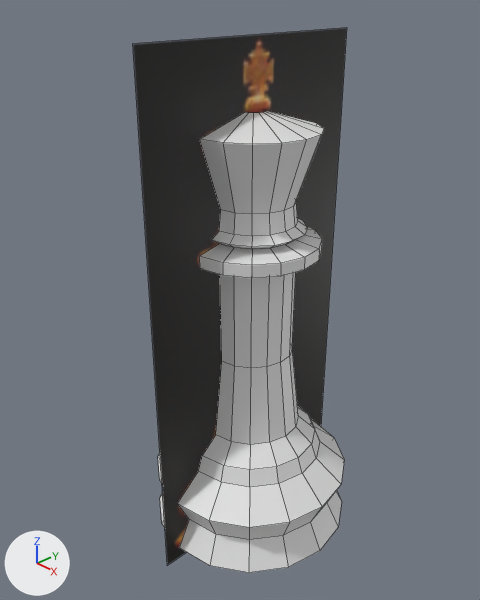
An edit to the Blender file king.blend, drawn before and after from the same camera.
Rendered twice from a 50 mm lens placed at (0.0781, -0.0765, 0.1038), pointed at (-0.0022, -0.001, 0.0502). The lights are fixed; the arrows at lower left show +X, +Y and +Z. Mesh edges are drawn as thin lines.

Objects in the first picture: 'King', 'king_reference'.
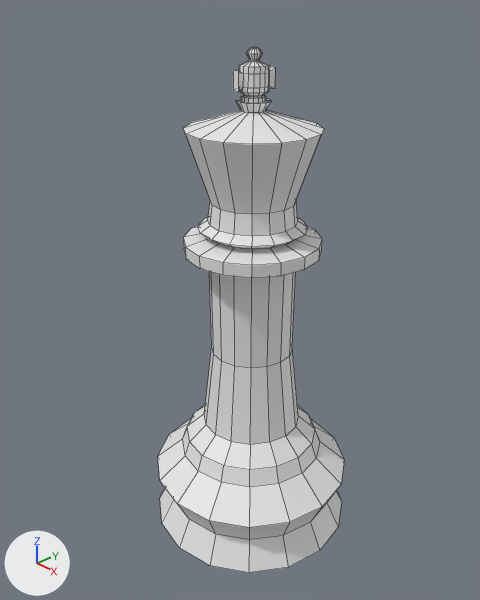
Commit message: Finished king

Where the newer file only moved an object's origin or applied its transform, the numbers keep the older frame.

The change in detail:
me_sphere is used by ob_king; location (0.0, 0.0, 0.009); scale (0.881, 0.881, 0.881).
me_sphere had 256 vertices, 240 faces and spanned x -0.022..0.022, y -0.022..0.022, z -0.0065..0.0856.
me_sphere now has 459 vertices, 460 faces and spans x -0.022..0.022, y -0.022..0.022, z -0.0065..0.0965.
Part 1, on me_sphere:
141 vertices are added at x -0.0032..0.0032, y -0.004..0.004, z 0.0873..0.0965.
16 new vertices lie (0.0, 0.0, 0.0012) away from vertices in x -0.0027..0.0027, y -0.0027..0.0027, z 0.0922.
15 new vertices lie (0.0, 0.0, -0.0024) away from vertices in x -0.0027..0.0027, y -0.0027..0.0025, z 0.0922.
15 new vertices lie (0.0, 0.0, -0.0008) away from vertices in x -0.0027..0.0027, y -0.0027..0.0025, z 0.0898.
16 new vertices lie (0.0, 0.0, 0.0007) away from vertices in x -0.0022..0.0022, y -0.0022..0.0022, z 0.0873.
219 new faces join them.
Object 'king_reference' (ob_king_reference) is now hidden.

Pixel boxes [x1, y1, x2, y2] of what changed, in the pictures (480 x 600 px):
'King', reshaped (14% taller)
    before: [158, 110, 344, 573]
    after: [158, 47, 344, 573]
'king_reference', hidden (black)
    before: [133, 27, 347, 565]
part 1 of me_sphere, added
    after: [233, 47, 275, 113]
